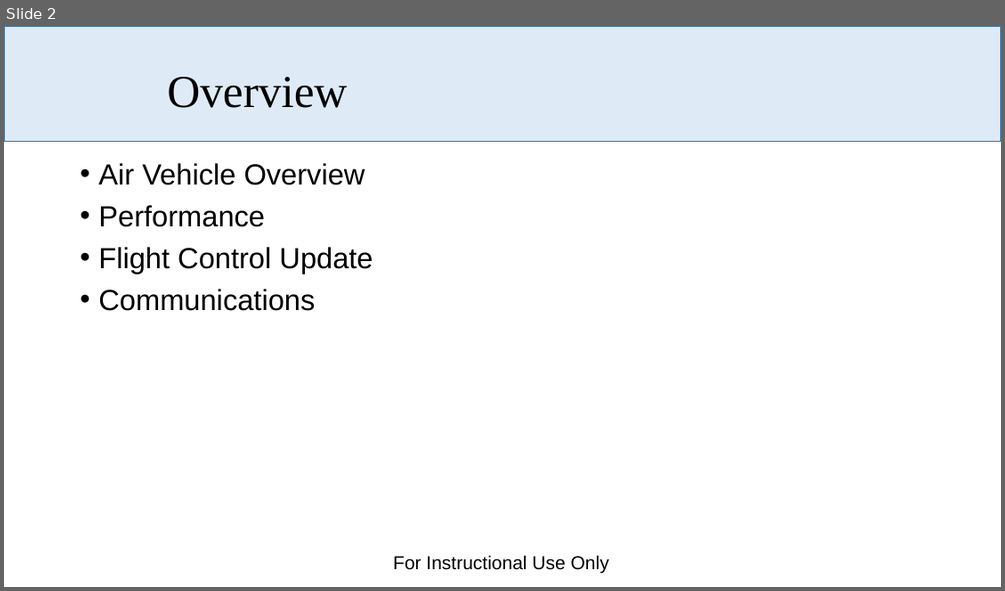
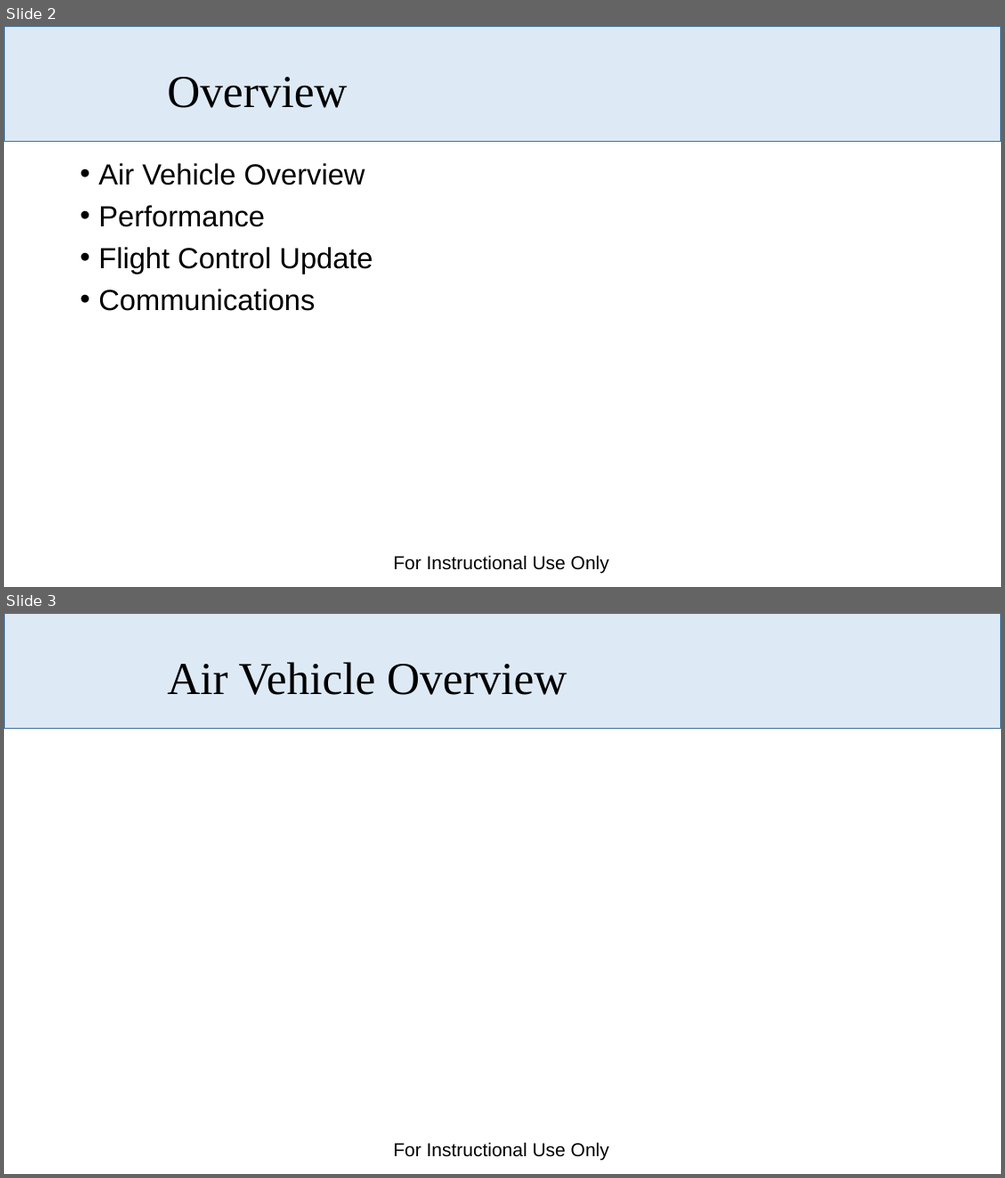
Before and after one commit to dabarrett/rqmtReviewer, a slide deck: Documents/Air Vehicle Summary.pptx. Shown one above the other, each under a label of ours: slide 2 before the commit, slides 2 and 3 after it. The pictures are 1005x591 and 1005x1178 pixels, drawn with LibreOffice and Linux fonts; fonts in the diff are those of the drawing; background and template pictures are left out. Boxes give left, top, right and bottom in pixels: in the first picture for what was removed or moved away, otherwise in the second. Text is boxed around its words. In the diff, an @@ line names an element or a change of style, - is before the commit and + after.

```diff
--- a/Documents/Air Vehicle Summary.pptx
+++ b/Documents/Air Vehicle Summary.pptx
@@ slide 3 added at (x1=4, y1=613, x2=1001, y2=1174), background #FFFFFF; not listed: 2 template elements that a slide beside it also shows @@
@@ title added at (x1=167, y1=662, x2=566, y2=695), 44 pt, text #000000 @@
+Air Vehicle Overview
```
Also in this commit, not shown: 1 other slide changed, 27 other files.
